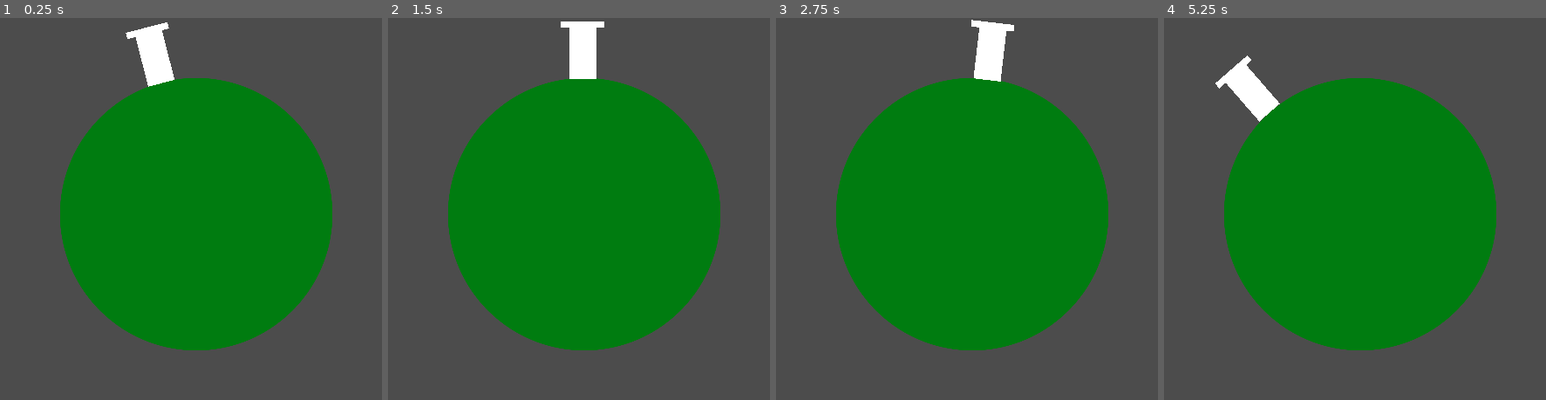
Above: before the commit, frames 1-4 (left to right).
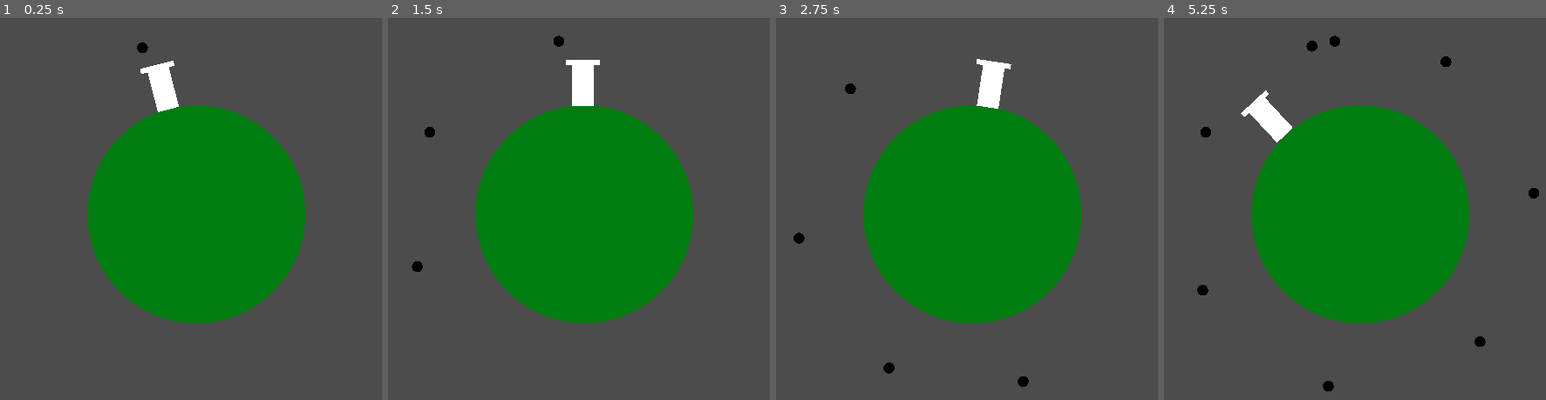
Above: after the commit, the same moments.

Repository: NoohAlavi/JuicyJam2022
Game: Godot game, scene res://Game/Game.tscn
Same seed, same stepped clock (60 frames per second), same inputs: the game is played once before the commit and once after it. The project has no main scene, so this scene is started directly.
Inputs:
- Up to frame 1 (0.25 s): no input
- Up to frame 2 (1.5 s): hold D (move_right) 0.53-1.28 s; tap Space (swap_dir, bound only before the commit) at 0.6, 1.35 s; hold Left (move_left) from 1.28 s (still down)
- Up to frame 3 (2.75 s): release Left (move_left) at 2.03 s; hold D (move_right) from 2.03 s (still down); tap Space (swap_dir, bound only before the commit) at 2.1 s
- Up to frame 4 (5.25 s): tap Space (swap_dir, bound only before the commit) every 0.75 s from 2.85 to 5.1 s; release D (move_right) at 3.53 s; hold Left (move_left) from 3.53 s (still down)

The runs differ from the first frame. In frame 1, 15% of the frame differs, in the area x 15-87%, y 1-87%; in frame 2, 16%; in frame 3, 16%; in frame 4, 16%, in the area x 8-99%, y 4-98%.

Commit message:
Added Bullet scene

Diff:
--- /dev/null
+++ b/JuicyJam/Bullet/Bullet.gd
@@ -0,0 +1,15 @@
+extends Area2D
+class_name Bullet
+
+export var speed = 1.25
+export var dir = 1
+var angle = PI / 2
+var radius = 400
+
+func _physics_process(delta):
+	angle += speed * delta
+	global_position = Vector2(cos(angle), -sin(angle)) * radius
+	rotation = -angle + (PI/2)
+
+func _on_DespawnTimer_timeout():
+	queue_free()
--- /dev/null
+++ b/JuicyJam/Bullet/Bullet.tscn
@@ -0,0 +1,27 @@
+[gd_scene load_steps=4 format=2]
+
+[ext_resource path="res://assets/circle.png" type="Texture" id=1]
+[ext_resource path="res://Bullet/Bullet.gd" type="Script" id=2]
+
+[sub_resource type="CircleShape2D" id=1]
+radius = 12.1655
+
+[node name="Bullet" type="Area2D"]
+script = ExtResource( 2 )
+
+[node name="Sprite" type="Sprite" parent="."]
+modulate = Color( 0, 0, 0, 1 )
+position = Vector2( 0, -1 )
+scale = Vector2( 0.025, 0.025 )
+texture = ExtResource( 1 )
+
+[node name="CollisionShape2D" type="CollisionShape2D" parent="."]
+position = Vector2( 0, -2 )
+shape = SubResource( 1 )
+
+[node name="DespawnTimer" type="Timer" parent="."]
+wait_time = 10.0
+one_shot = true
+autostart = true
+
+[connection signal="timeout" from="DespawnTimer" to="." method="_on_DespawnTimer_timeout"]
--- a/JuicyJam/Game/Game.tscn
+++ b/JuicyJam/Game/Game.tscn
@@ -1,7 +1,8 @@
-[gd_scene load_steps=3 format=2]
+[gd_scene load_steps=4 format=2]
 
 [ext_resource path="res://assets/circle.png" type="Texture" id=1]
 [ext_resource path="res://Player/Player.tscn" type="PackedScene" id=2]
+[ext_resource path="res://Bullet/Bullet.tscn" type="PackedScene" id=3]
 
 [node name="Node2D" type="Node2D"]
 
@@ -15,3 +16,7 @@
 
 [node name="Camera2D" type="Camera2D" parent="."]
 current = true
+zoom = Vector2( 1.25, 1.25 )
+
+[node name="Bullet" parent="Camera2D" instance=ExtResource( 3 )]
+position = Vector2( 312, -152 )
--- a/JuicyJam/Player/Player.gd
+++ b/JuicyJam/Player/Player.gd
@@ -4,51 +4,31 @@
 export var radius = 600
 export var base_speed = 1
 export var velocity = Vector2.ZERO
+export var bullet_scene: PackedScene
+
 var angle = PI / 2
 
 var speed = base_speed
+
+func _process(delta):
+	if Input.is_action_just_pressed("shoot"):
+		shoot()
 
 func _physics_process(delta):
 	var dir = round(Input.get_action_strength("move_left") - Input.get_action_strength("move_right"))
 	if dir != 0:
 		speed = base_speed * dir
 
-	if Input.is_action_just_pressed("swap_dir"):
-		speed *= -1
-
 	angle += speed * delta
 	var oldAngle = angle - (speed * delta)
 	velocity = (Vector2(cos(angle), -sin(angle)) - Vector2(cos(oldAngle), -sin(oldAngle))).normalized()
 
 	velocity *= radius
-	print(velocity)
 	rotation = -angle + (PI/2)
 
-	move_and_slide(velocity)
+	velocity = move_and_slide(velocity)
 
-
-"""
-old code
-will not currently work as it is for Area2D and player is KinematicBody2D
-
-extends Area2D
-class_name Player
-
-export var radius = 600
-export var base_speed = 1
-var angle = 0
-
-var speed = base_speed
-
-func _physics_process(delta):
-	angle += speed * delta
-	global_position = Vector2(cos(angle), -sin(angle)) * radius
-	rotation = -angle + (PI/2)
-
-	var dir = ceil(Input.get_action_strength("move_left") - Input.get_action_strength("move_right"))
-	if dir != 0:
-		speed = base_speed * dir
-
-	if Input.is_action_just_pressed("swap_dir"):
-		speed *= -1
-"""
+func shoot():
+	var new_bullet = bullet_scene.instance()
+	new_bullet.position = position
+	get_tree().root.add_child(new_bullet)
--- a/JuicyJam/Player/Player.tscn
+++ b/JuicyJam/Player/Player.tscn
@@ -1,7 +1,8 @@
-[gd_scene load_steps=4 format=2]
+[gd_scene load_steps=5 format=2]
 
 [ext_resource path="res://Player/Player.gd" type="Script" id=1]
 [ext_resource path="res://assets/square.png" type="Texture" id=2]
+[ext_resource path="res://Bullet/Bullet.tscn" type="PackedScene" id=3]
 
 [sub_resource type="CapsuleShape2D" id=1]
 radius = 25.0
@@ -10,6 +11,7 @@
 [node name="Player" type="KinematicBody2D"]
 position = Vector2( -2, -298 )
 script = ExtResource( 1 )
+bullet_scene = ExtResource( 3 )
 
 [node name="Sprite" type="Sprite" parent="."]
 scale = Vector2( 0.05, 0.1 )
--- a/JuicyJam/project.godot
+++ b/JuicyJam/project.godot
@@ -9,12 +9,18 @@
 config_version=4
 
 _global_script_classes=[ {
+"base": "Area2D",
+"class": "Bullet",
+"language": "GDScript",
+"path": "res://Bullet/Bullet.gd"
+}, {
 "base": "KinematicBody2D",
 "class": "Player",
 "language": "GDScript",
 "path": "res://Player/Player.gd"
 } ]
 _global_script_class_icons={
+"Bullet": "",
 "Player": ""
 }
 
@@ -46,7 +52,7 @@
 , Object(InputEventJoypadMotion,"resource_local_to_scene":false,"resource_name":"","device":0,"axis":0,"axis_value":-1.0,"script":null)
  ]
 }
-swap_dir={
+shoot={
 "deadzone": 0.5,
 "events": [ Object(InputEventKey,"resource_local_to_scene":false,"resource_name":"","device":0,"alt":false,"shift":false,"control":false,"meta":false,"command":false,"pressed":false,"scancode":0,"physical_scancode":32,"unicode":0,"echo":false,"script":null)
 , Object(InputEventJoypadButton,"resource_local_to_scene":false,"resource_name":"","device":0,"button_index":0,"pressure":0.0,"pressed":false,"script":null)
